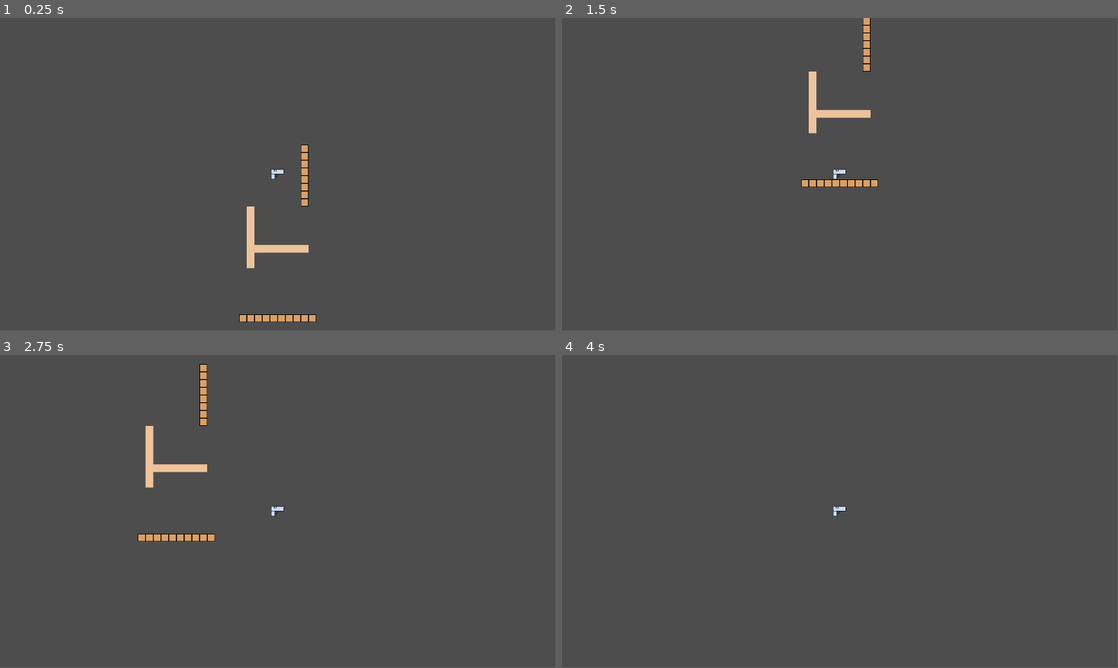
Above: before the commit, frames 1-4 (two rows, left to right).
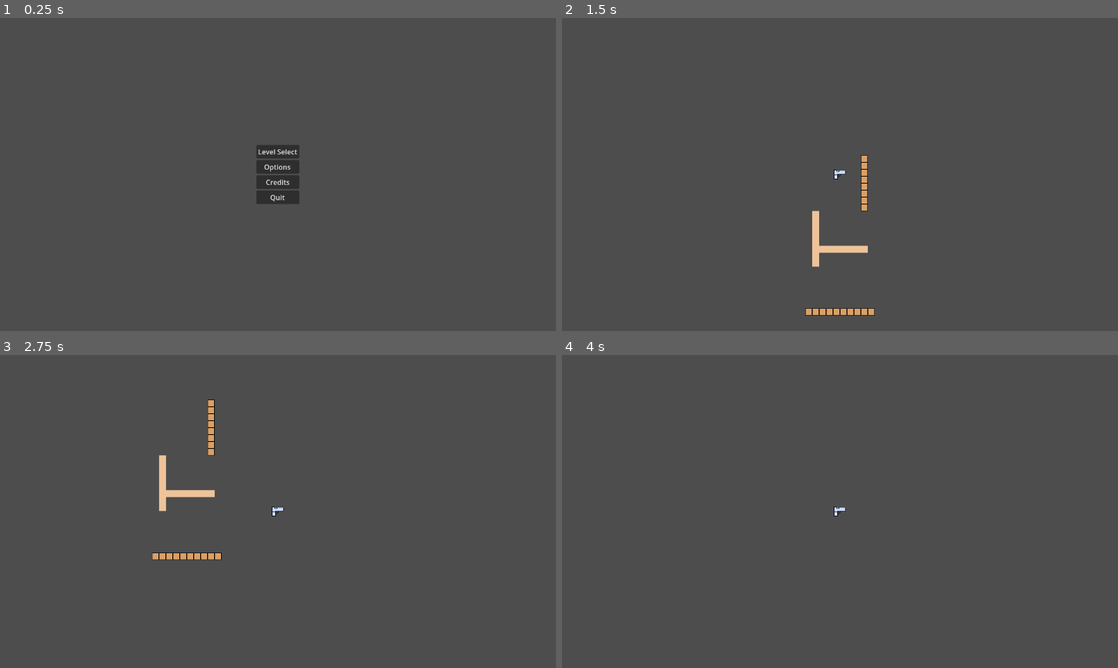
Above: after the commit, the same moments.

Repository: GamesFromANobody/JumpGun
Game: Godot game, scene res://Scenes/UI/main_menu.tscn
Two runs of this game, one before a commit and one after it. Both use one fixed random seed, a clock stepped at 60 frames per second and the inputs below.
Inputs (mouse positions are in pixels of both pictures, inside the frame that each line leads up to):
- Up to frame 1 (0.25 s): no input
- Up to frame 2 (1.5 s): click (840, 152) at 0.5 s, where only the run after the commit has a clickable "Level Select"; click (840, 165) at 1.25 s, where only the run after the commit has a clickable "Testing"
- Up to frame 3 (2.75 s): tap Enter (ui_accept) at 2, 2.27 s; hold Right (ui_right) from 2.03 s (still down)
- Up to frame 4 (4 s): tap Enter (ui_accept) at 3.02 s; release Right (ui_right) at 3.53 s; hold Left (ui_left) from 3.53 s (still down)
In our replay, the window is 799x449 before the commit and 800x450 after it. These sizes can differ from the game's own. Grey fills any space a smaller window leaves; there, only what the larger window draws over its background counts as a difference.

The runs differ from the first frame. In frame 1, 2.3% of the frame differs, in the area x 43-57%, y 40-98%; in frame 2, 2.1%; in frame 3, 2.1%; in frame 4, less than 0.1%.

Commit message:
Add files via upload

Diff:
--- a/jumpgun/Scenes/UI/credits.tscn
+++ b/jumpgun/Scenes/UI/credits.tscn
@@ -1,4 +1,6 @@
-[gd_scene format=3 uid="uid://csjjxx1p8oy7y"]
+[gd_scene load_steps=2 format=3 uid="uid://csjjxx1p8oy7y"]
+
+[ext_resource type="Script" path="res://Scripts/UI/credits.gd" id="1_nnh82"]
 
 [node name="Credits" type="Control"]
 layout_mode = 3
@@ -7,3 +9,24 @@
 anchor_bottom = 1.0
 grow_horizontal = 2
 grow_vertical = 2
+script = ExtResource("1_nnh82")
+
+[node name="AspectRatioContainer" type="AspectRatioContainer" parent="."]
+custom_minimum_size = Vector2(1280, 720)
+layout_mode = 0
+offset_right = 40.0
+offset_bottom = 40.0
+
+[node name="HBoxContainer" type="HBoxContainer" parent="AspectRatioContainer"]
+layout_mode = 2
+alignment = 1
+
+[node name="VBoxContainer" type="VBoxContainer" parent="AspectRatioContainer/HBoxContainer"]
+layout_mode = 2
+alignment = 1
+
+[node name="Back" type="Button" parent="AspectRatioContainer/HBoxContainer/VBoxContainer"]
+layout_mode = 2
+text = "Back"
+
+[connection signal="pressed" from="AspectRatioContainer/HBoxContainer/VBoxContainer/Back" to="." method="_on_back_pressed"]
--- /dev/null
+++ b/jumpgun/Scenes/UI/level_select.gd
@@ -0,0 +1,19 @@
+extends Control
+
+
+# Called when the node enters the scene tree for the first time.
+func _ready() -> void:
+	pass # Replace with function body.
+
+
+# Called every frame. 'delta' is the elapsed time since the previous frame.
+func _process(delta: float) -> void:
+	pass
+
+
+func _on_back_pressed() -> void:
+	get_tree().change_scene_to_file("res://Scenes/UI/main_menu.tscn")
+
+
+func _on_testing_pressed() -> void:
+	get_tree().change_scene_to_file("res://Scenes/level_base.tscn")
--- a/jumpgun/Scenes/UI/level_select.tscn
+++ b/jumpgun/Scenes/UI/level_select.tscn
@@ -1,4 +1,6 @@
-[gd_scene format=3 uid="uid://o21od6vh5drk"]
+[gd_scene load_steps=2 format=3 uid="uid://o21od6vh5drk"]
+
+[ext_resource type="Script" path="res://Scenes/UI/level_select.gd" id="1_jk6qk"]
 
 [node name="LevelSelect" type="Control"]
 layout_mode = 3
@@ -7,3 +9,28 @@
 anchor_bottom = 1.0
 grow_horizontal = 2
 grow_vertical = 2
+script = ExtResource("1_jk6qk")
+
+[node name="AspectRatioContainer" type="AspectRatioContainer" parent="."]
+custom_minimum_size = Vector2(1280, 720)
+offset_right = 40.0
+offset_bottom = 40.0
+
+[node name="HBoxContainer" type="HBoxContainer" parent="AspectRatioContainer"]
+layout_mode = 2
+alignment = 1
+
+[node name="VBoxContainer" type="VBoxContainer" parent="AspectRatioContainer/HBoxContainer"]
+layout_mode = 2
+alignment = 1
+
+[node name="Testing" type="Button" parent="AspectRatioContainer/HBoxContainer/VBoxContainer"]
+layout_mode = 2
+text = "Testing"
+
+[node name="Back" type="Button" parent="AspectRatioContainer/HBoxContainer/VBoxContainer"]
+layout_mode = 2
+text = "Back"
+
+[connection signal="pressed" from="AspectRatioContainer/HBoxContainer/VBoxContainer/Testing" to="." method="_on_testing_pressed"]
+[connection signal="pressed" from="AspectRatioContainer/HBoxContainer/VBoxContainer/Back" to="." method="_on_back_pressed"]
--- a/jumpgun/Scenes/UI/main_menu.tscn
+++ b/jumpgun/Scenes/UI/main_menu.tscn
@@ -1,6 +1,6 @@
 [gd_scene load_steps=2 format=3 uid="uid://brsgfqlu8186t"]
 
-[ext_resource type="PackedScene" uid="uid://yo74n18pbk7b" path="res://Scenes/level_base.tscn" id="1_rdxus"]
+[ext_resource type="Script" path="res://Scripts/UI/main_menu.gd" id="1_4hpoi"]
 
 [node name="MainMenu" type="Control"]
 layout_mode = 3
@@ -9,5 +9,39 @@
 anchor_bottom = 1.0
 grow_horizontal = 2
 grow_vertical = 2
+script = ExtResource("1_4hpoi")
 
-[node name="Level_Base" parent="." instance=ExtResource("1_rdxus")]
+[node name="AspectRatioContainer" type="AspectRatioContainer" parent="."]
+custom_minimum_size = Vector2(1280, 720)
+layout_mode = 0
+offset_right = 40.0
+offset_bottom = 40.0
+
+[node name="HBoxContainer" type="HBoxContainer" parent="AspectRatioContainer"]
+layout_mode = 2
+alignment = 1
+
+[node name="VBoxContainer" type="VBoxContainer" parent="AspectRatioContainer/HBoxContainer"]
+layout_mode = 2
+alignment = 1
+
+[node name="LevelSelect" type="Button" parent="AspectRatioContainer/HBoxContainer/VBoxContainer"]
+layout_mode = 2
+text = "Level Select"
+
+[node name="Options" type="Button" parent="AspectRatioContainer/HBoxContainer/VBoxContainer"]
+layout_mode = 2
+text = "Options"
+
+[node name="Credits" type="Button" parent="AspectRatioContainer/HBoxContainer/VBoxContainer"]
+layout_mode = 2
+text = "Credits"
+
+[node name="Quit" type="Button" parent="AspectRatioContainer/HBoxContainer/VBoxContainer"]
+layout_mode = 2
+text = "Quit"
+
+[connection signal="pressed" from="AspectRatioContainer/HBoxContainer/VBoxContainer/LevelSelect" to="." method="_on_level_select_pressed"]
+[connection signal="pressed" from="AspectRatioContainer/HBoxContainer/VBoxContainer/Options" to="." method="_on_options_pressed"]
+[connection signal="pressed" from="AspectRatioContainer/HBoxContainer/VBoxContainer/Credits" to="." method="_on_credits_pressed"]
+[connection signal="pressed" from="AspectRatioContainer/HBoxContainer/VBoxContainer/Quit" to="." method="_on_quit_pressed"]
--- a/jumpgun/Scenes/UI/options.tscn
+++ b/jumpgun/Scenes/UI/options.tscn
@@ -1,4 +1,6 @@
-[gd_scene format=3 uid="uid://ccxihucv2mo3q"]
+[gd_scene load_steps=2 format=3 uid="uid://ccxihucv2mo3q"]
+
+[ext_resource type="Script" path="res://Scripts/UI/options.gd" id="1_0u73t"]
 
 [node name="Options" type="Control"]
 layout_mode = 3
@@ -7,3 +9,23 @@
 anchor_bottom = 1.0
 grow_horizontal = 2
 grow_vertical = 2
+script = ExtResource("1_0u73t")
+
+[node name="AspectRatioContainer" type="AspectRatioContainer" parent="."]
+custom_minimum_size = Vector2(1280, 720)
+offset_right = 40.0
+offset_bottom = 40.0
+
+[node name="HBoxContainer" type="HBoxContainer" parent="AspectRatioContainer"]
+layout_mode = 2
+alignment = 1
+
+[node name="VBoxContainer" type="VBoxContainer" parent="AspectRatioContainer/HBoxContainer"]
+layout_mode = 2
+alignment = 1
+
+[node name="Back" type="Button" parent="AspectRatioContainer/HBoxContainer/VBoxContainer"]
+layout_mode = 2
+text = "Back"
+
+[connection signal="pressed" from="AspectRatioContainer/HBoxContainer/VBoxContainer/Back" to="." method="_on_back_pressed"]
--- /dev/null
+++ b/jumpgun/Scripts/UI/credits.gd
@@ -0,0 +1,15 @@
+extends Control
+
+
+# Called when the node enters the scene tree for the first time.
+func _ready() -> void:
+	pass # Replace with function body.
+
+
+# Called every frame. 'delta' is the elapsed time since the previous frame.
+func _process(delta: float) -> void:
+	pass
+
+
+func _on_back_pressed() -> void:
+	get_tree().change_scene_to_file("res://Scenes/UI/main_menu.tscn")
--- /dev/null
+++ b/jumpgun/Scripts/UI/main_menu.gd
@@ -0,0 +1,27 @@
+extends Control
+
+
+# Called when the node enters the scene tree for the first time.
+func _ready() -> void:
+	pass # Replace with function body.
+
+
+# Called every frame. 'delta' is the elapsed time since the previous frame.
+func _process(delta: float) -> void:
+	pass
+
+
+func _on_level_select_pressed() -> void:
+	get_tree().change_scene_to_file("res://Scenes/UI/level_select.tscn")
+
+
+func _on_options_pressed() -> void:
+	get_tree().change_scene_to_file("res://Scenes/UI/options.tscn")
+
+
+func _on_credits_pressed() -> void:
+	get_tree().change_scene_to_file("res://Scenes/UI/credits.tscn")
+
+
+func _on_quit_pressed() -> void:
+	get_tree().quit()
--- /dev/null
+++ b/jumpgun/Scripts/UI/options.gd
@@ -0,0 +1,15 @@
+extends Control
+
+
+# Called when the node enters the scene tree for the first time.
+func _ready() -> void:
+	pass # Replace with function body.
+
+
+# Called every frame. 'delta' is the elapsed time since the previous frame.
+func _process(delta: float) -> void:
+	pass
+
+
+func _on_back_pressed() -> void:
+	get_tree().change_scene_to_file("res://Scenes/UI/main_menu.tscn")
--- a/jumpgun/Scripts/level.gd
+++ b/jumpgun/Scripts/level.gd
@@ -1,19 +1,32 @@
 extends Node2D
+class_name Level
 #This node should control pausing and game speed (if we want to change it)
+signal pause()
+signal unpause()
+signal changeGameSpeed(newSpeed : float) #Setter, the recieving node should just apply this value
 
+var isPaused : bool = false
 
 func _ready() -> void:
 	pass
 
-
 func _process(_delta: float) -> void:
 	pass
 
+func _input(event: InputEvent) -> void:
+	if Input.is_action_just_pressed("pause"):
+		if isPaused == true:
+			Unpause()
+		else:
+			Pause()
+
 func Pause():
-	pass
+	isPaused = true
+	pause.emit()
 
 func Unpause():
-	pass
+	isPaused = false
+	unpause.emit()
 
 func ChangeLevel():
 	pass
--- a/jumpgun/project.godot
+++ b/jumpgun/project.godot
@@ -14,6 +14,11 @@
 run/main_scene="res://Scenes/UI/main_menu.tscn"
 config/features=PackedStringArray("4.3", "GL Compatibility")
 config/icon="res://icon.svg"
+
+[display]
+
+window/size/viewport_width=1280
+window/size/viewport_height=720
 
 [input]
 
